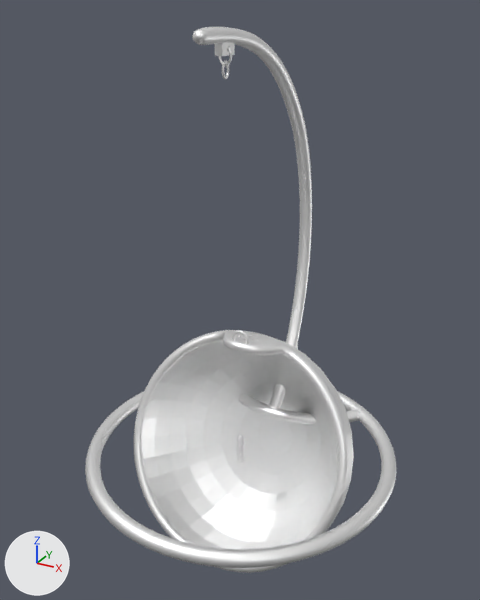
What one commit did to the glTF model public/glb/swingchair.glb.
Before and after are seen from a camera (50 mm lens) standing at (3.64, -6.64, 5.55) and looking at (-0.06, 0.08, 2.19). The axes (+X, +Y, +Z) are drawn at lower left. The lights are the same throughout.

Objects in the first picture: 'basket', 'frame'.
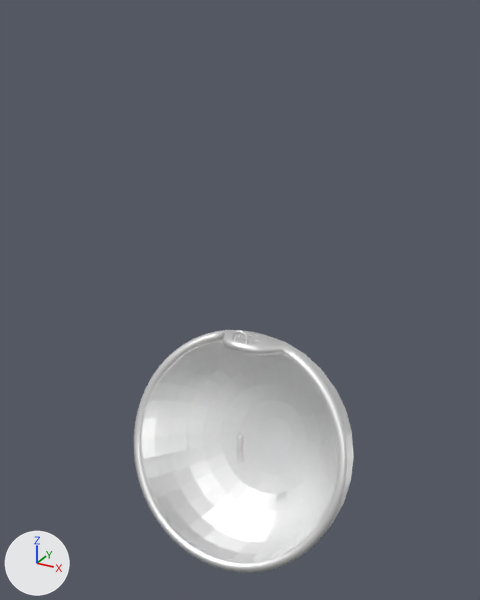
Boxes [x1, y1, x2, y2] around the edits, measured in the pictures (480 x 600 px):
'frame', deleted
    before: [85, 27, 397, 568]

Diff of the bpy script that builds the scene:
```diff
--- a/public/glb/swingchair.glb.py
+++ b/public/glb/swingchair.glb.py
@@ ob_frame @@
-ob_frame = bpy.data.objects.new('frame', me_frame)
-ob_frame.location = (0.0, 0.0, 0.0)
```
